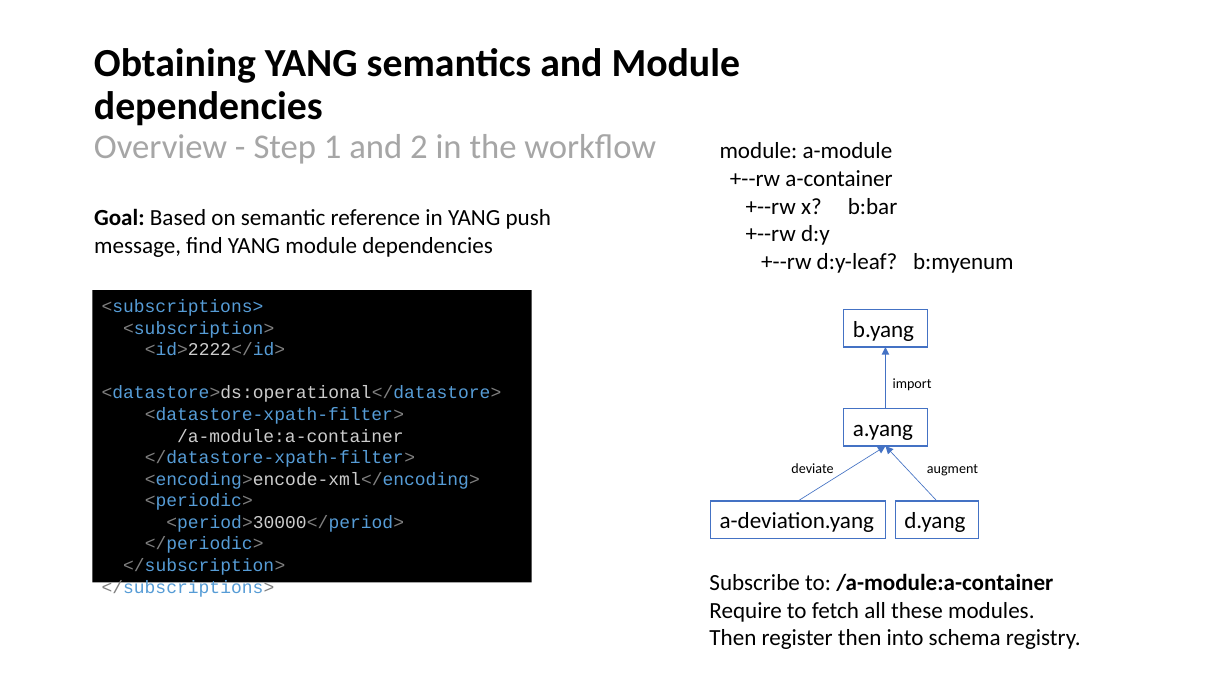
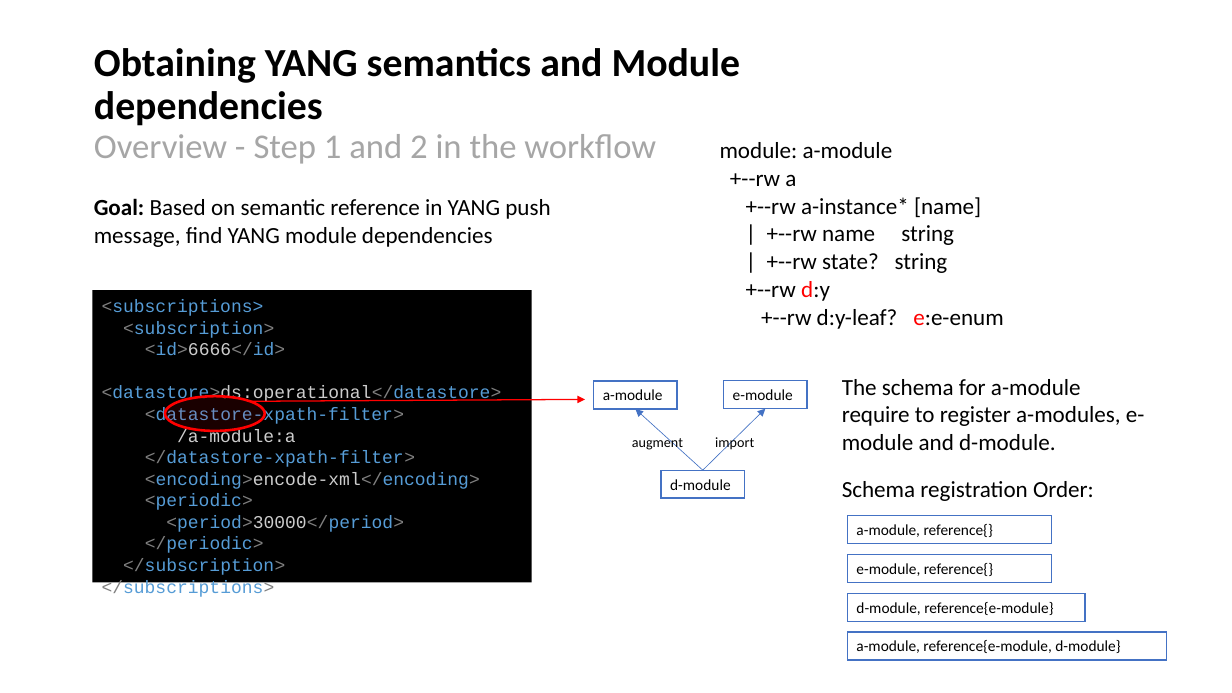
Before and after one commit to network-analytics/ietf-network-analytics-document-status, a slide deck: slide 3 of 117/Side-Meetings/ietf117-netconf-yang-push-data-mesh-integration.pptx. Drawn at 1232x693 pixels with LibreOffice and Linux fonts; fonts in the diff are those of the drawing. Boxes give left, top, right and bottom in pixels: in the first picture for what was removed or moved away, otherwise in the second. Text is boxed around its words. In the diff, an @@ line names an element or a change of style, - is before the commit and + after.

```diff
--- a/117/Side-Meetings/ietf117-netconf-yang-push-data-mesh-integration.pptx
+++ b/117/Side-Meetings/ietf117-netconf-yang-push-data-mesh-integration.pptx
@@ text at <box>730,173,981,273</box>: text changed @@
-+--rw a-container
-+--rw x? b:bar
++--rw a
++--rw a-instance* [name]
+| +--rw name string
+| +--rw state? string
@@ text "Goal: Based on semantic reference ...": place and size @@
-text "Goal: Based on semantic reference ..." at <box>94,208,551,257</box>
+text "Goal: Based on semantic reference ..." at <box>94,198,550,247</box>
@@ text at <box>746,281,830,301</box>: text colour #000000 to #FF0000 in "d:y" @@
@@ text at <box>761,309,1003,329</box>: text changed @@
-+--rw d:y-leaf? b:myenum
++--rw d:y-leaf? e:e-enum
@@ text in rectangle at <box>145,343,285,356</box>: text changed @@
-<id>2222</id>
+<id>6666</id>
@@ rectangle "a-module": place and size @@
-rectangle "a-module" at <box>844,409,927,445</box>
+rectangle "a-module" at <box>594,381,677,409</box>
@@ text in rectangle at <box>603,389,663,400</box>: text changed; size 18 to 12 pt @@
-a.yang
+a-module
@@ rectangle added at <box>724,381,807,409</box>, fill #FFFFFF, outline #4472C4 1 pt, 12 pt, text #000000 @@
+e-module
@@ text at <box>842,379,1145,450</box>: text changed @@
-Subscribe to: /a-module:a-container
-Require to fetch all these modules.
-Then register then into schema registry.
+The schema for a-module require to register a-modules, e-module and d-module.
@@ ellipse added at <box>165,396,265,432</box>, fill #FF0000 at 10% opacity, outline #FF0000 2 pt @@
@@ arrow added from (250, 401) to (585, 399), #FF0000 1 pt @@
@@ arrow moved from (937, 501) - (885, 446) to (703, 470) - (636, 409) @@
@@ arrow moved from (799, 501) - (885, 446) to (703, 470) - (765, 409) @@
@@ text in rectangle at <box>177,429,296,443</box>: text changed @@
-/a-module:a-container
+/a-module:a
@@ text "augment" rewrapped from <box>927,464,978,476</box> to <box>632,435,683,451</box> @@
@@ text "import": place and size @@
-text "import" at <box>893,378,932,391</box>
+text "import" at <box>715,435,754,451</box>
@@ rectangle "d-module": place and size @@
-rectangle "d-module" at <box>896,501,979,538</box>
+rectangle "d-module" at <box>662,470,745,498</box>
@@ text in rectangle at <box>670,479,730,490</box>: text changed; size 18 to 12 pt @@
-d.yang
+d-module
@@ group removed at <box>711,310,927,538</box>: 2 rectangles, 1 elbow arrow, 1 text @@
-b.yang
-a-deviation.yang
-deviate
@@ text added at <box>842,481,1094,501</box>, 18 pt, text #000000 @@
+Schema registration Order:
@@ rectangle added at <box>848,516,1052,543</box>, fill #FFFFFF, outline #4472C4 1 pt, 12 pt, text #000000 @@
+a-module, reference{}
@@ rectangle added at <box>848,555,1052,582</box>, fill #FFFFFF, outline #4472C4 1 pt, 12 pt, text #000000 @@
+e-module, reference{}
@@ rectangle added at <box>848,593,1085,621</box>, fill #FFFFFF, outline #4472C4 1 pt, 12 pt, text #000000 @@
+d-module, reference{e-module}
@@ rectangle added at <box>848,632,1166,660</box>, fill #FFFFFF, outline #4472C4 1 pt, 12 pt, text #000000 @@
+a-module, reference{e-module, d-module}
```
Also in this commit, not shown: 3 other slides changed, 2 slides added, 4 slides removed, 1 other file.
